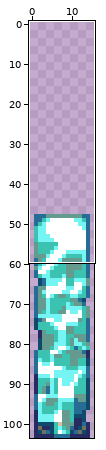
A sprite sheet gets an edit: Assets/Tiles/Vitric/TutorialDoor2.png. The first picture is a wide view before the edit; the outline marks the close-up.
Close-up. First the earlier version:
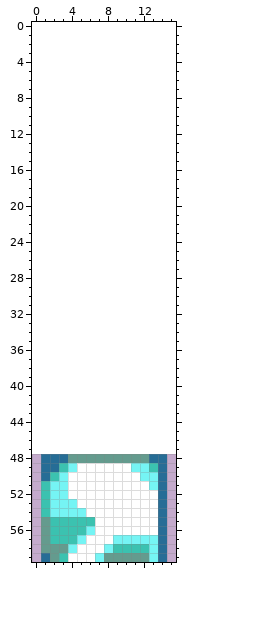
The file is 32x112 pixels, drawn in blocks of 2x2; one block is one cell here. Shown: x 0..15, y 0..59. The old version is drawn lined up with the new one, on the new canvas.
The same view after the edit:
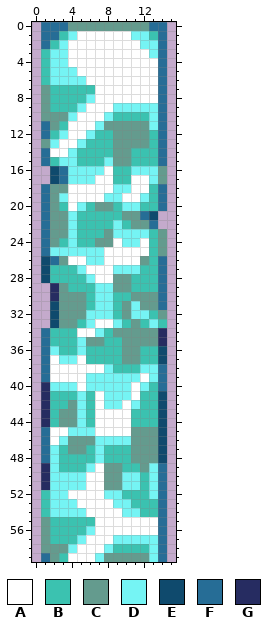
Palette (. is transparent): A #ffffff  B #3bc2b0  C #649b8e  D #75f4f4  E #0f4a6d  F #266d96  G #262c61
What changed:
canvas 16x56 -> 16x104, the old top-left corner now at 0,48
y 0: x 1..14 .............. -> FFFCCCCCCCCCFF
y 1: x 1..14 .............. -> FFBDAAAAAADDBF
y 2: x 1..14 .............. -> FBDAAAAAAAADDF
y 3: x 1..14 .............. -> BDDAAAAAAAAADF
y 4: x 1..14 .............. -> BDDAAAAAAAAAAF
y 5: x 1..14 .............. -> BDDDAAAAAAAAAF
y 6: x 1..14 .............. -> BDDDDAAAAAAAAF
y 7: x 1..14 .............. -> CBBBBBAAAAAAAF
y 8: x 1..14 .............. -> CBBBBDAAAAAAAF
y 9: x 1..14 .............. -> CBBBDAAADDDDDF
y 10: x 1..14 .............. -> CCCDAAADBBBBDF
y 11: x 1..14 .............. -> FCBAAADCCCCCDF
y 12: x 1..14 .............. -> FBDAADBBCCCCBF
y 13: x 1..14 .............. -> CDAADBBBCCCCBF
y 14: x 1..14 .............. -> FAADBBBBCCBBBF
y 15: x 1..14 .............. -> FBDDBBBDCCBBBF
y 16: x 2..14 ............. -> EFDDDDABBDDDC
y 17: x 2..14 ............. -> EFDDDAABBAADC
y 18: x 1..14 .............. -> FCCAAAAADDAABF
y 19: x 1..14 .............. -> FCDAAAADDAADBF
y 20: x 1..14 .............. -> FCBADBCCBDDBBF
y 21: x 1..13 ............. -> FCCDBBBBBCCFE
y 22: x 1..13 ............. -> FCCDBBBBDBCCF
y 23: x 1..14 .............. -> FCCDBBBCDDDDBC
y 24: x 1..14 .............. -> FCBDBBCCADDABC
y 25: x 1..14 .............. -> FDDDDDDAAAAABC
y 26: x 1..14 .............. -> EFCAADDAAAACBF
y 27: x 1..14 .............. -> EBBBDAAADDDBBF
y 28: x 1..14 .............. -> EBBBBDAACCBBBF
y 29: x 2..14 ............. -> GCBBBDDCCBBBF
y 30: x 2..14 ............. -> GCCCBDDBBCCCF
y 31: x 2..14 ............. -> ECCCBDDBCDCCF
y 32: x 2..14 ............. -> ECCCDDDBCDDBC
y 33: x 2..14 ............. -> ECCBDAADBCBDB
y 34: x 1..14 .............. -> FBBBAADBCCCCCG
y 35: x 1..14 .............. -> FBBBDCCBBCCCCG
y 36: x 1..14 .............. -> FDBBDBBBBCCBBE
y 37: x 1..14 .............. -> FADDABBBBCCBBE
y 38: x 1..14 .............. -> FAAAAAADBBBDDF
y 39: x 1..14 .............. -> FAAAADDDDDDADF
y 40: x 1..14 .............. -> GDDDADDDDDADBF
y 41: x 1..14 .............. -> GBBBDBADDDABBE
y 42: x 1..14 .............. -> GBBCDBADDADBBE
y 43..44: x 1..14 .............. -> GBCCDBAAAABBBE
y 45: x 1..14 .............. -> FAADDDAAAACCCE
y 46: x 1..14 .............. -> FADCCCDDDDCCCE
y 47: x 1..14 .............. -> FDBCCBDBBBCCCE
y 48: x 2..10 FFCCCCCCC -> DBBBBDBBB; x 13..14 FF -> CE
y 49: x 1..2 FF -> GD; x 4..6 DAA -> BBD; x 8..13 AAADDB -> CCBBCD
y 50: x 1..2 FB -> GD; x 4..5 AA -> DD; x 8..12 AAAAD -> CCDDB
y 51: x 1 B -> G; x 4..5 AA -> DD; x 8..12 AAAAA -> CCDDB
y 52: x 8..13 AAAAAA -> DDBBBD
y 53: x 9..13 AAAAA -> DDBBB
y 54: x 10..13 AAAA -> DDBB
Pixel boxes of the changes (left, top, right, bottom) in both close-ups:
changed: (41, 22, 167, 517)
